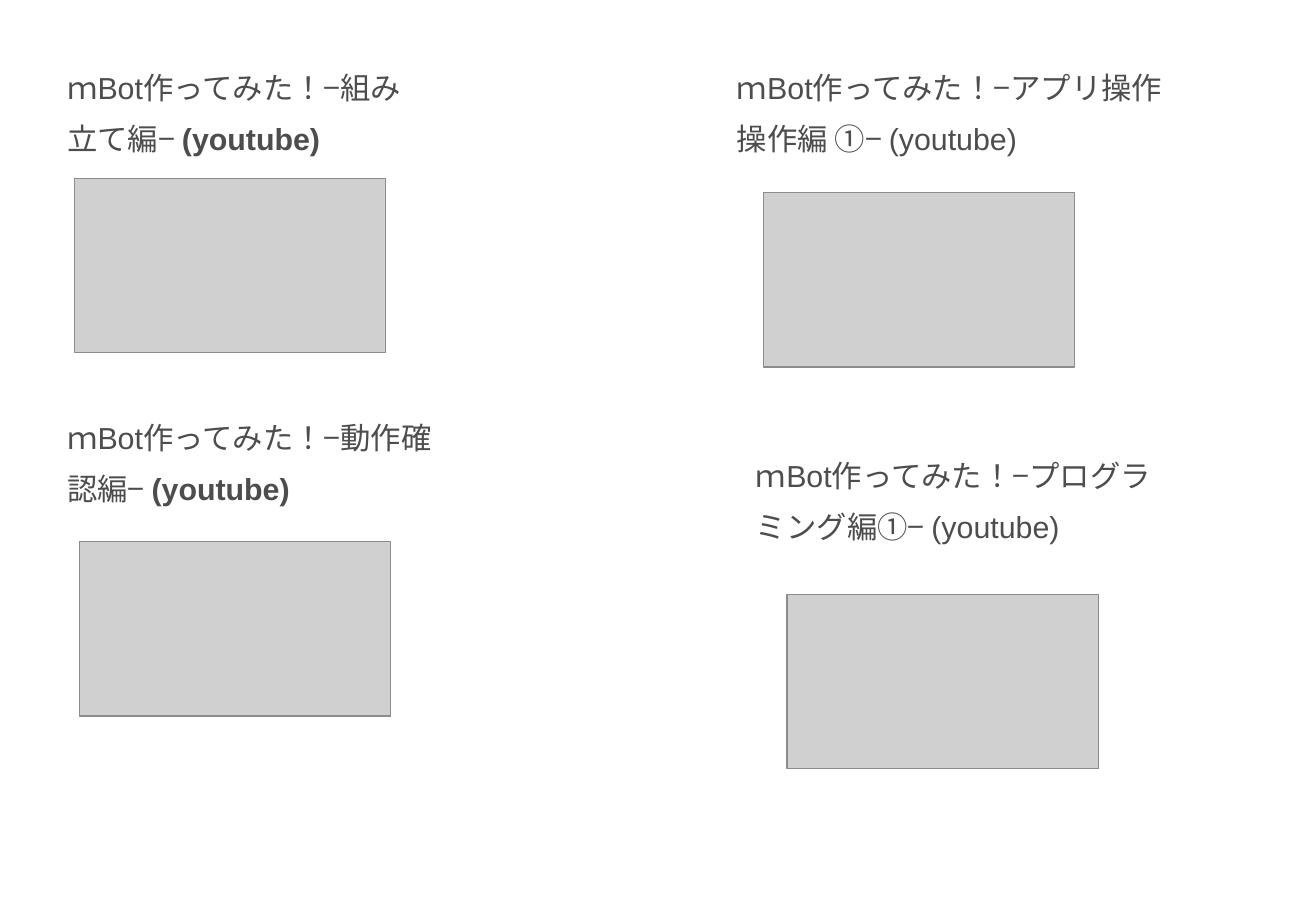
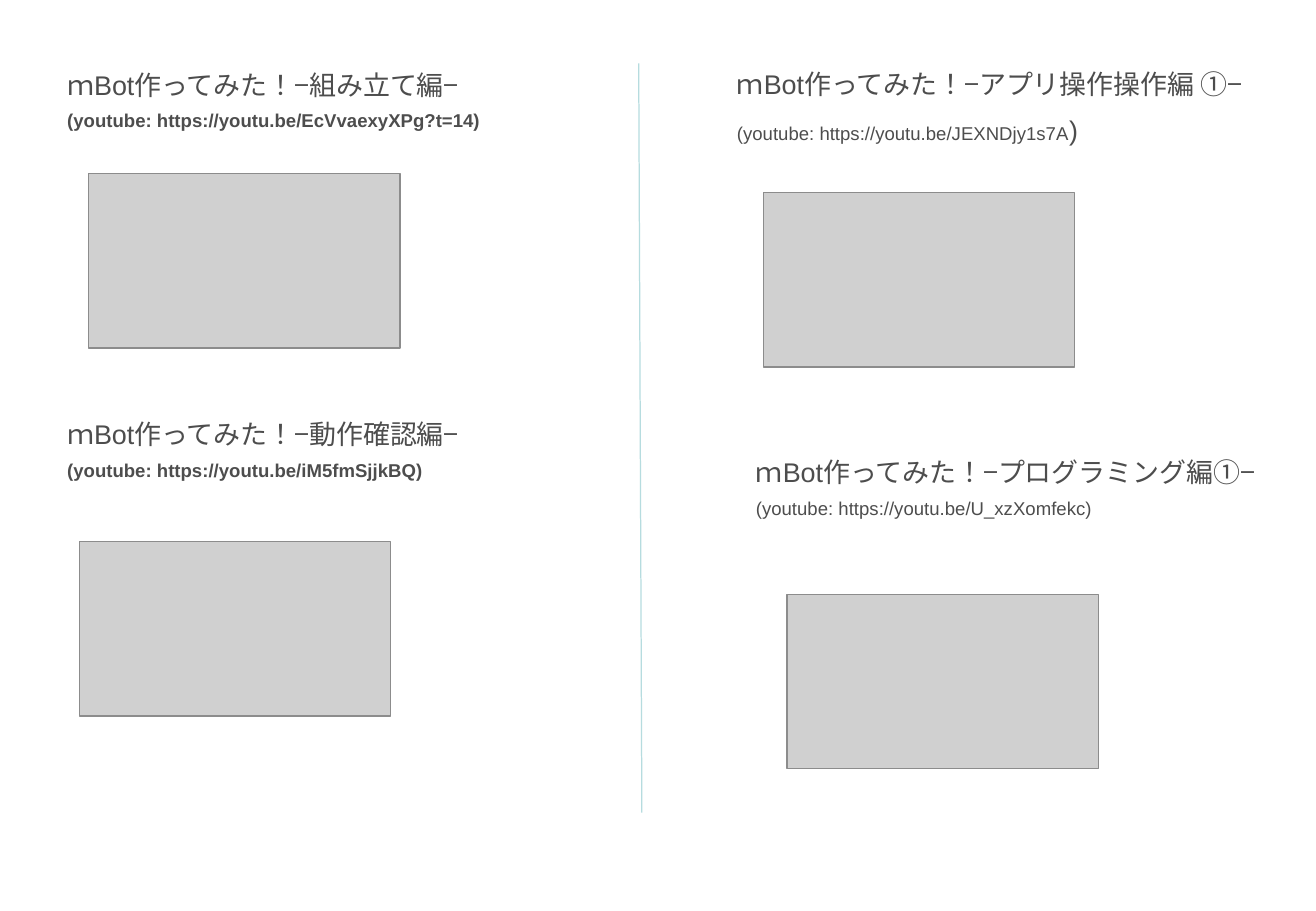
Before and after one commit to t-magic/RASP, a slide deck: slide 5 of pdf/ロボットとの共生、AIとの共生、やってみよう講座.ppt. Drawn at 1316x911 pixels with LibreOffice and Linux fonts; fonts in the diff are those of the drawing; grey boxes stand for pictures. Boxes give left, top, right and bottom in pixels: in the first picture for what was removed or moved away, otherwise in the second. Text is boxed around its words. In the diff, an @@ line names an element or a change of style, - is before the commit and + after.

```diff
--- a/pdf/ロボットとの共生、AIとの共生、やってみよう講座.ppt
+++ b/pdf/ロボットとの共生、AIとの共生、やってみよう講座.ppt
@@ text at <box>67,72,480,131</box>: text changed; size 18 to 11 pt; bold on @@
-ｍBot作ってみた！−組み立て編− (youtube)
+ｍBot作ってみた！−組み立て編−
+(youtube: https://youtu.be/EcVvaexyXPg?t=14)
@@ line added from (639, 63) to (641, 812), #B6DCDF 0.74 pt @@
@@ text at <box>737,71,1242,144</box>: text changed; size 18 to 11 pt @@
-ｍBot作ってみた！−アプリ操作操作編 ①− (youtube)
+ｍBot作ってみた！−アプリ操作操作編 ①−
+(youtube: https://youtu.be/JEXNDjy1s7A)
@@ picture: place and size @@
-picture at <box>74,178,385,353</box>
+picture at <box>89,174,399,348</box>
@@ text at <box>67,421,459,481</box>: text changed; size 18 to 11 pt; bold on @@
-ｍBot作ってみた！−動作確認編− (youtube)
+ｍBot作ってみた！−動作確認編−
+(youtube: https://youtu.be/iM5fmSjjkBQ)
@@ text at <box>756,459,1255,519</box>: text changed; size 18 to 11 pt @@
-ｍBot作ってみた！−プログラミング編①− (youtube)
+ｍBot作ってみた！−プログラミング編①− (youtube: https://youtu.be/U_xzXomfekc)
```
Also in this commit, not shown: 2 other slides changed, 1 other file.
